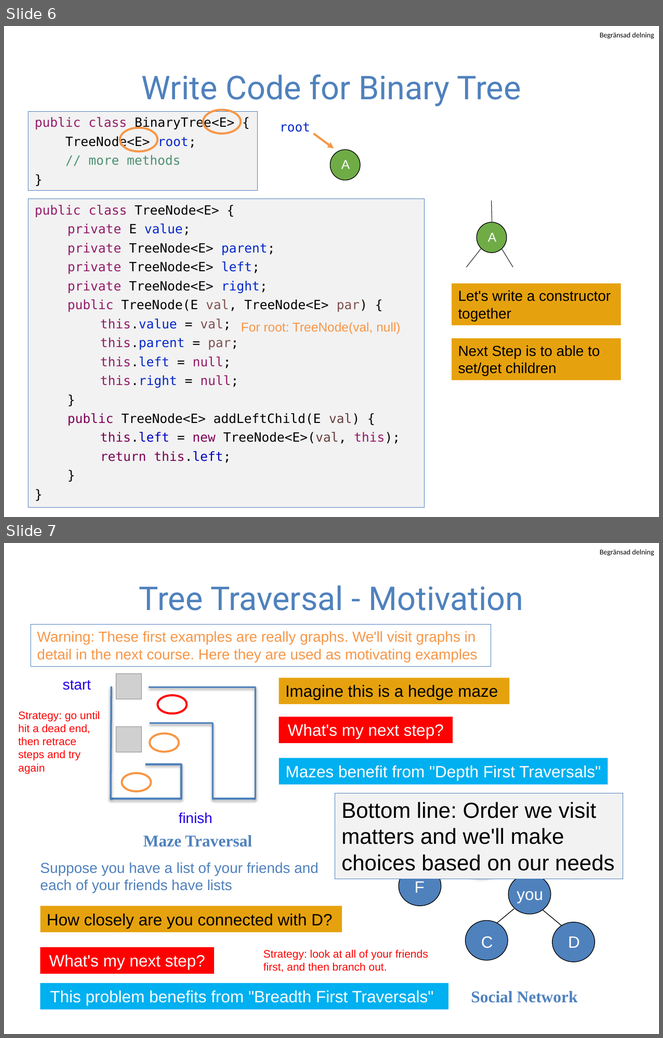
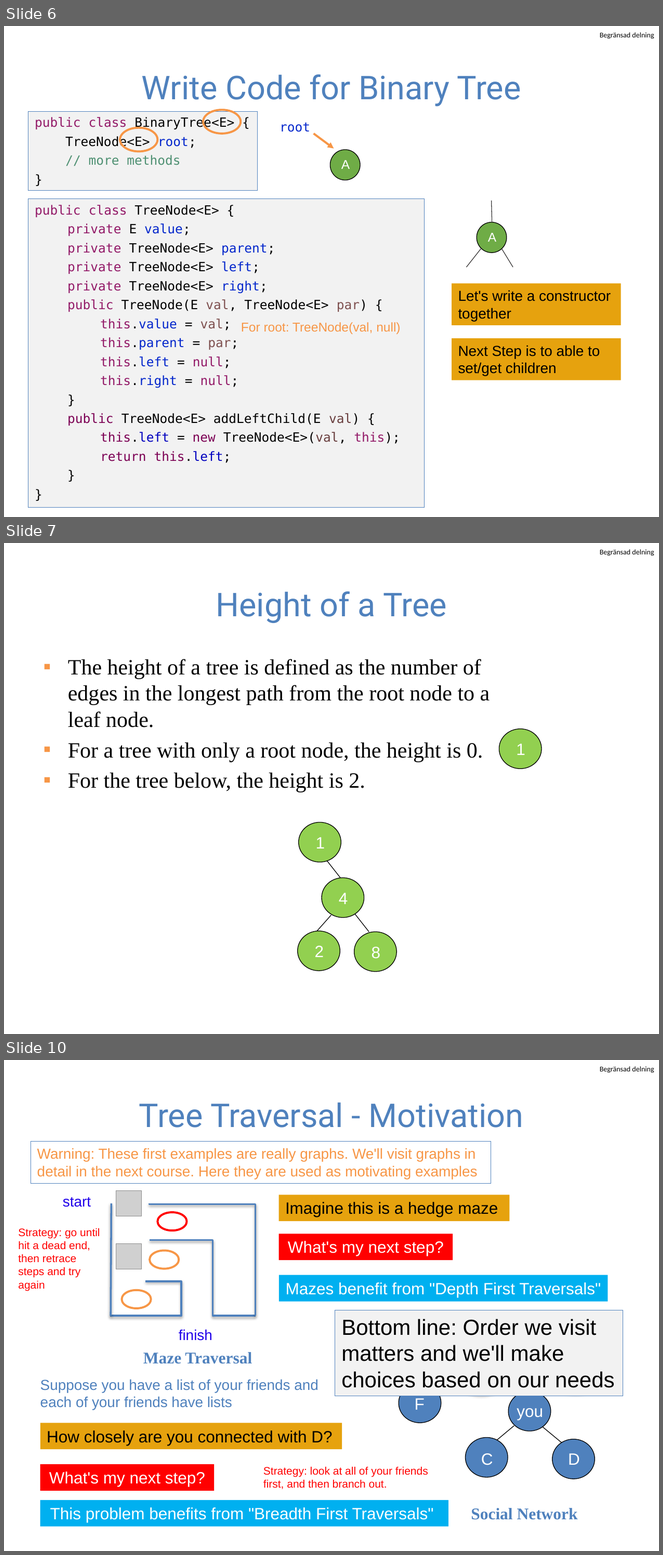
Before and after one commit to guhofstra/CSC111Fa25, a slide deck: PPTs/Lecture 8-binary search tree and trie.pptx. Shown one above the other, each under a label of ours: slides 6 and 7 before the commit, slides 6, 7 and 10 after it; the slides between them are not shown. The pictures are 663x1038 and 663x1555 pixels, drawn with LibreOffice and Linux fonts; fonts in the diff are those of the drawing; grey boxes stand for pictures. Boxes give left, top, right and bottom in pixels: in the first picture for what was removed or moved away, otherwise in the second. Text is boxed around its words. In the diff, an @@ line names an element or a change of style, - is before the commit and + after.

```diff
--- a/PPTs/Lecture 8-binary search tree and trie.pptx
+++ b/PPTs/Lecture 8-binary search tree and trie.pptx
@@ slide 7 added at (4, 543, 659, 1034), background #FFFFFF; not listed: 1 template element that a slide beside it also shows @@
@@ title added at (216, 591, 447, 623), 36 pt, text #4F81BD @@
+Height of a Tree
@@ text added at (68, 659, 490, 793), 24 pt, text #000000 @@
+▪ The height of a tree is defined as the number of edges in the longest path from the root node to a leaf node.
+▪ For a tree with only a root node, the height is 0.
+▪ For the tree below, the height is 2.
@@ freeform shape added at (500, 729, 542, 769), fill #92D050, outline #000000 0.75 pt @@
@@ text added at (516, 744, 526, 755), 18 pt, text #FFFFFF @@
+1
@@ freeform shape added at (299, 823, 341, 863), fill #92D050, outline #000000 0.75 pt @@
@@ text added at (316, 837, 325, 849), 18 pt, text #FFFFFF @@
+1
@@ freeform shape added at (326, 861, 341, 879), outline #000000 0.75 pt @@
@@ freeform shape added at (322, 878, 364, 918), fill #92D050, outline #000000 0.75 pt @@
@@ text added at (339, 893, 348, 904), 18 pt, text #FFFFFF @@
+4
@@ freeform shape added at (316, 915, 331, 932), outline #000000 0.75 pt @@
@@ freeform shape added at (354, 914, 369, 932), outline #000000 0.75 pt @@
@@ freeform shape added at (297, 931, 340, 971), fill #92D050, outline #000000 0.75 pt @@
@@ freeform shape added at (354, 932, 397, 972), fill #92D050, outline #000000 0.75 pt @@
@@ text added at (315, 946, 324, 957), 18 pt, text #FFFFFF @@
+2
@@ text added at (372, 947, 381, 959), 18 pt, text #FFFFFF @@
+8
@@ what was slide 7 is now slide 10 @@
```
Also in this commit, not shown: 3 slides changed, 3 other slides added, 1 slide removed, 7 other files.
